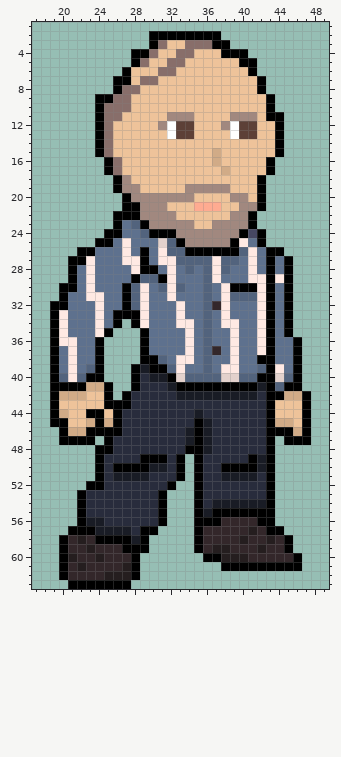
A pixel-art file gets an edit: Projecte-GameDesign/Personatges/Ivan/Ivan.aseprite. The picture above is the old version.
64x64 pixels, 1 frame. Shown: x 17..49, y 1..63.
The result:
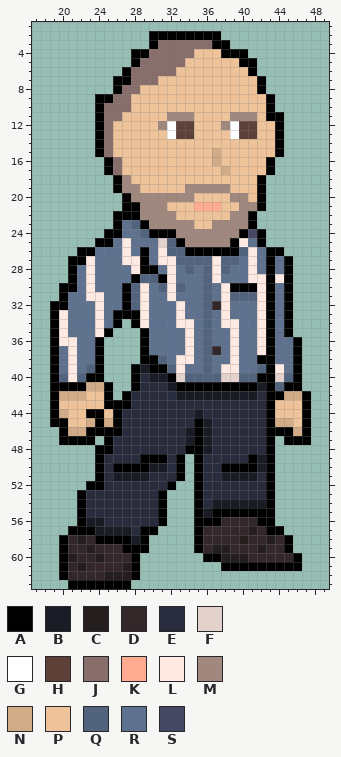
Palette (. is transparent): A #000000  B #191c25  C #251e1f  D #33272a  E #282c3c  F #e3d1cc  G #ffffff  H #5d4037  J #886e6a  K #ffab91  L #ffe9e3  M #a1887f  N #d1ab87  P #eec39a  Q #52637d  R #5e718e  S #464762
What changed:
Layer "Layer 1 #2":
y 3: x 32..33 PP -> JJ
y 4: x 31..32 PP -> JJ
y 5: x 30..31 PP -> JJ
y 6: x 28..30 PPP -> JJJ
y 7: x 28 P -> J
Boxes around the changes in both pictures, in picture pixels (x1, y1, x2, y2):
changed: (131, 40, 185, 85)
